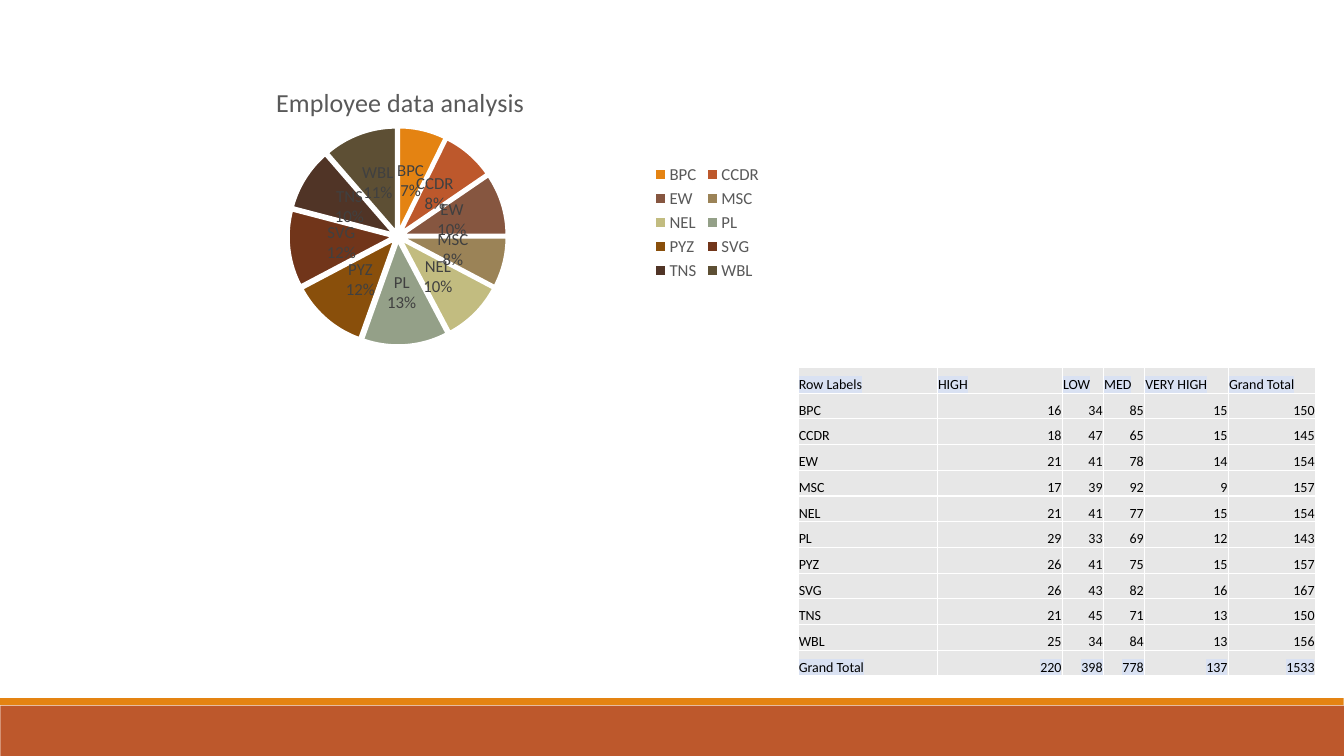
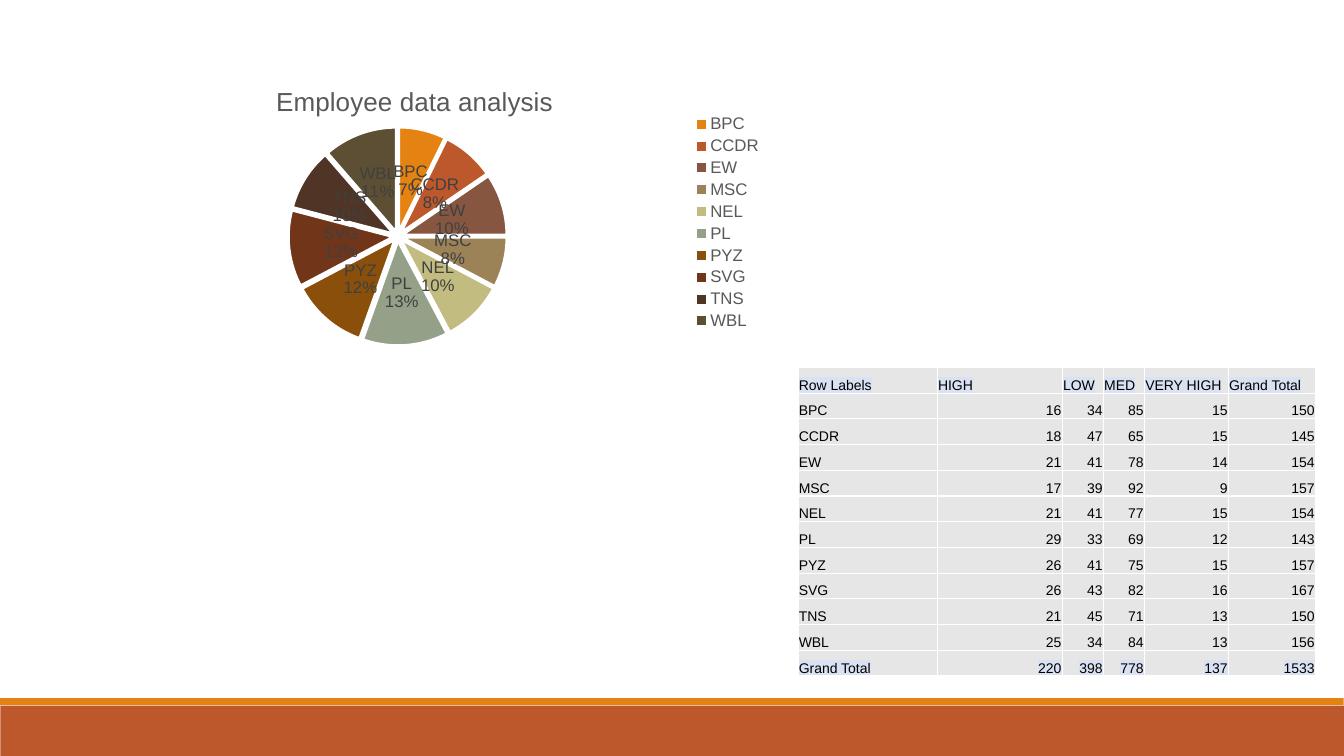
Before and after one commit to Shakthi1924/TNSDCshakthi, a slide deck: slide 13 of SHAKTHI SHRI V NM PROJECT (1).pptx. Drawn at 1344x756 pixels with LibreOffice and Linux fonts; fonts in the diff are those of the drawing. Boxes give left, top, right and bottom in pixels: in the first picture for what was removed or moved away, otherwise in the second. Text is boxed around its words. In the diff, an @@ line names an element or a change of style, - is before the commit and + after.

```diff
--- a/SHAKTHI SHRI V NM PROJECT (1).pptx
+++ b/SHAKTHI SHRI V NM PROJECT (1).pptx
@@ pie chart at (76,76,773,370) @@
@@ data labels of Series 1 changed @@
@@ data labels of Series 2 changed @@
@@ data labels of Series 3 changed @@
@@ data labels of Series 4 changed @@
@@ legend changed @@
@@ lettering changed @@
@@ table at (799,368,1316,699) @@
@@ fill #E7E7E7 to #E6E6E6 in 72 cells @@
@@ font Calibri to Arial @@
```
Also in this commit, not shown: 12 other slides changed.
